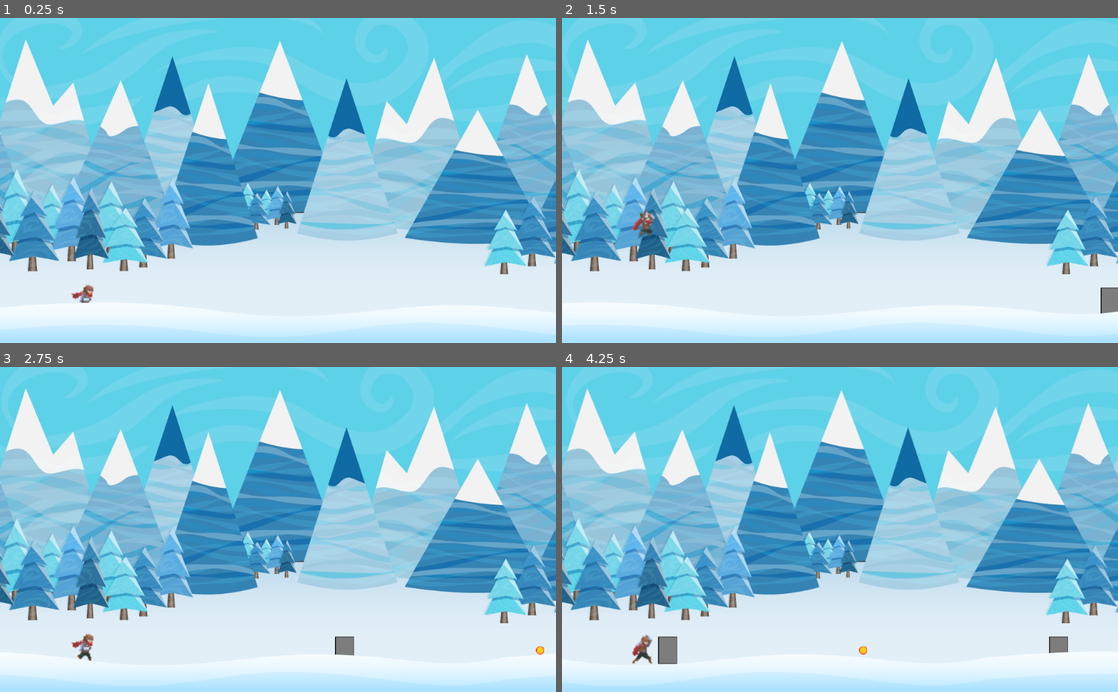
Above: before the commit, frames 1-4 (two rows, left to right).
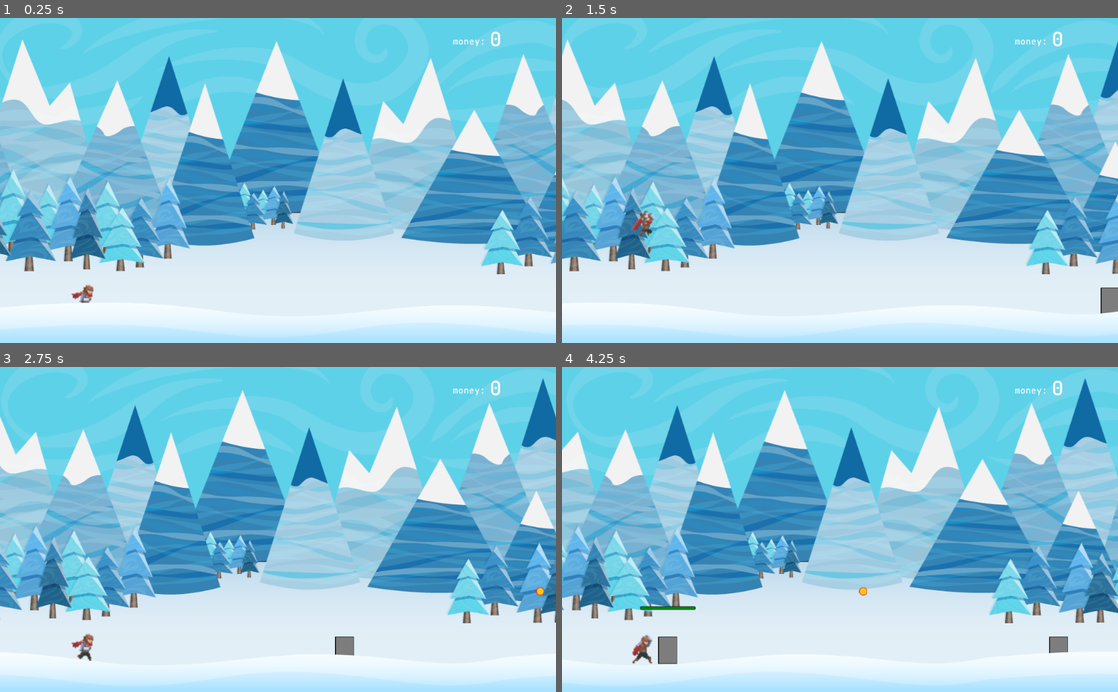
Above: after the commit, the same moments.

Repository: 1shevelov/Monster-Farm-prototype
Game: Godot game, scene res://Game.tscn
Same seed, same stepped clock (60 frames per second), same inputs: the game is played once before the commit and once after it. Sound files missing from this copy of the repository are replaced by a short silence.
Inputs:
- Up to frame 1 (0.25 s): no input
- Up to frame 2 (1.5 s): tap Space (jump) at 0.77 s
- Up to frame 3 (2.75 s): tap Space (jump) at 1.52 s
- Up to frame 4 (4.25 s): tap Space (jump) at 3.02, 3.77 s

The runs differ from the first frame. In frame 1, 9.4% of the frame differs, in the area x 0-100%, y 4-79%; in frame 2, 32%; in frame 3, 39%; in frame 4, 41%, in the area x 0-100%, y 3-89%.

Commit message:
Mobs HP bars fixed. Money counter added, coins give money. Coins being spawned in the air on diff height

Diff:
--- a/Game.tscn
+++ b/Game.tscn
@@ -1,9 +1,9 @@
 [gd_scene load_steps=8 format=2]
 
+[ext_resource path="res://HUD/MoneyCounter.tscn" type="PackedScene" id=1]
 [ext_resource path="res://avatar/Avatar.tscn" type="PackedScene" id=2]
 [ext_resource path="res://background/GroundCollision.tscn" type="PackedScene" id=4]
 [ext_resource path="res://objects/Spawner.tscn" type="PackedScene" id=5]
-[ext_resource path="res://HUD/ScoreUI.tscn" type="PackedScene" id=6]
 [ext_resource path="res://HUD/GameOverUI.tscn" type="PackedScene" id=7]
 [ext_resource path="res://background/ParallaxBackground.tscn" type="PackedScene" id=8]
 [ext_resource path="res://background/ParallaxForeground.tscn" type="PackedScene" id=9]
@@ -12,17 +12,17 @@
 
 [node name="ParallaxBackground" parent="." instance=ExtResource( 8 )]
 
+[node name="Spawner" parent="." instance=ExtResource( 5 )]
+position = Vector2( 1100, 523 )
+
 [node name="Avatar" parent="." instance=ExtResource( 2 )]
 position = Vector2( 150, 509 )
-
-[node name="Spawner" parent="." instance=ExtResource( 5 )]
-position = Vector2( 1100, 523 )
 
 [node name="GroundCollision" parent="." instance=ExtResource( 4 )]
 
 [node name="ParallaxForeground" parent="." instance=ExtResource( 9 )]
 
-[node name="ScoreUI" parent="." instance=ExtResource( 6 )]
+[node name="MoneyCounter" parent="." instance=ExtResource( 1 )]
 
 [node name="GameOverUI" parent="." instance=ExtResource( 7 )]
 visible = false
--- a/HUD/HPBarUI.gd
+++ b/HUD/HPBarUI.gd
@@ -14,17 +14,21 @@
 
 func on_being_attacked(attacked_node: Node2D):
 	attacked_object = attacked_node
-	$ProgressBar.set_value($ProgressBar.get_max())
-	show()
+#	$ProgressBar.set_value($ProgressBar.get_max())
+	set_global_position(get_parent().get_global_position() - Vector2(0, 80))
+	attacked_object.get_node("HPBarUI").show()
 	print("Show attacked ", attacked_object)
+	print(get_global_rect())
 
 
 func on_health_changed(attacked_node: Node2D, health_pool_percent: float):
 	if attacked_node == attacked_object:
-		$ProgressBar.set_value(health_pool_percent)
+		attacked_object.get_node("HPBarUI").get_node("ProgressBar") \
+			.set_value(health_pool_percent)
+#		$ProgressBar.modulate(Color.red)
 
 
 func on_killed(attacked_node: Node2D):
 	if attacked_node == attacked_object:
-		hide()
+		attacked_object.get_node("HPBarUI").hide()
 		attacked_object = null
--- a/HUD/HPBarUI.tscn
+++ b/HUD/HPBarUI.tscn
@@ -1,16 +1,56 @@
-[gd_scene load_steps=2 format=2]
+[gd_scene load_steps=4 format=2]
 
 [ext_resource path="res://HUD/HPBarUI.gd" type="Script" id=1]
 
+[sub_resource type="StyleBoxFlat" id=1]
+bg_color = Color( 0.00784314, 0.556863, 0.0588235, 1 )
+border_width_left = 1
+border_width_top = 1
+border_width_right = 1
+border_width_bottom = 1
+border_color = Color( 0.0509804, 0.0470588, 0.0470588, 1 )
+corner_radius_top_left = 2
+corner_radius_top_right = 2
+corner_radius_bottom_right = 2
+corner_radius_bottom_left = 2
+expand_margin_left = 1.0
+expand_margin_right = 1.0
+expand_margin_top = 1.0
+expand_margin_bottom = 1.0
+
+[sub_resource type="StyleBoxFlat" id=2]
+bg_color = Color( 0.956863, 0.6, 0.6, 1 )
+border_width_left = 1
+border_width_top = 1
+border_width_right = 1
+border_width_bottom = 1
+border_color = Color( 0.0470588, 0.0470588, 0.0470588, 1 )
+corner_radius_top_left = 2
+corner_radius_top_right = 2
+corner_radius_bottom_right = 2
+corner_radius_bottom_left = 2
+expand_margin_left = 1.0
+expand_margin_right = 1.0
+expand_margin_top = 1.0
+expand_margin_bottom = 1.0
+shadow_color = Color( 0.290196, 0.282353, 0.282353, 0.686275 )
+anti_aliasing = false
+
 [node name="HPBarUI" type="Control"]
 visible = false
-margin_right = 1029.0
-margin_bottom = 601.0
+margin_right = 200.0
+margin_bottom = 10.0
 script = ExtResource( 1 )
 
 [node name="ProgressBar" type="ProgressBar" parent="."]
-margin_left = 328.0
-margin_top = 34.0
-margin_right = 653.0
-margin_bottom = 48.0
+margin_left = -50.0
+margin_right = 50.0
+margin_bottom = 4.0
+grow_horizontal = 2
+grow_vertical = 2
+size_flags_horizontal = 3
+size_flags_vertical = 3
+custom_styles/fg = SubResource( 1 )
+custom_styles/bg = SubResource( 2 )
+value = 100.0
 percent_visible = false
--- /dev/null
+++ b/HUD/MoneyCounter.gd
@@ -0,0 +1,11 @@
+extends Control
+
+
+func _ready():
+# warning-ignore:return_value_discarded
+	Signals.connect("update_money", self, "on_update_money")
+	$CounterRTL.text = String(Globals.INITIAL_MONEY)
+
+
+func on_update_money(new_sum: int):
+	$CounterRTL.text = String(new_sum)
--- /dev/null
+++ b/HUD/MoneyCounter.tscn
@@ -0,0 +1,41 @@
+[gd_scene load_steps=6 format=2]
+
+[ext_resource path="res://HUD/MoneyCounter.gd" type="Script" id=1]
+
+[sub_resource type="DynamicFontData" id=3]
+font_path = "res://assets/fonts/JetBrainsMono-Medium.ttf"
+
+[sub_resource type="DynamicFont" id=4]
+font_data = SubResource( 3 )
+
+[sub_resource type="DynamicFontData" id=1]
+font_path = "res://assets/fonts/JetBrainsMono-Medium.ttf"
+
+[sub_resource type="DynamicFont" id=2]
+size = 36
+font_data = SubResource( 1 )
+
+[node name="MoneyCounter" type="Control"]
+anchor_right = 1.0
+anchor_bottom = 1.0
+margin_right = -1024.0
+margin_bottom = -600.0
+script = ExtResource( 1 )
+
+[node name="MoneyRTL" type="RichTextLabel" parent="."]
+margin_left = 834.0
+margin_top = 32.0
+margin_right = 909.0
+margin_bottom = 59.0
+custom_fonts/normal_font = SubResource( 4 )
+text = "money:"
+
+[node name="CounterRTL" type="RichTextLabel" parent="."]
+margin_left = 902.0
+margin_top = 15.0
+margin_right = 1016.0
+margin_bottom = 82.0
+size_flags_horizontal = 5
+custom_fonts/normal_font = SubResource( 2 )
+text = "0"
+fit_content_height = true
--- a/avatar/Avatar.gd
+++ b/avatar/Avatar.gd
@@ -14,7 +14,8 @@
 
 var state := RUN
 
-var score := Globals.INITIAL_SCORE
+#var score := Globals.INITIAL_SCORE
+var money := Globals.INITIAL_MONEY
 
 onready var animation := $AnimatedSprite
 onready var jump_sound := $JumpSound
@@ -82,9 +83,10 @@
 	return state_list.front()
 
 
-func on_coin_picked(addon: int):
-	score += addon
-	Signals.emit_signal("update_score", score)
+func on_coin_picked(money_given: int):
+	money += money_given
+#	Signals.emit_signal("update_score", score)
+	Signals.emit_signal("update_money", money)
 
 
 func on_being_attacked(attacked_object: Node2D):
--- a/background/ParallaxBackground.gd
+++ b/background/ParallaxBackground.gd
@@ -7,7 +7,7 @@
 const MIDBACK_DELTA_STOP_SPEED := 0
 const SKY_DELTA_SPEED := 4
 
-var is_world_moving := false
+var is_world_moving := true
 
 
 func _ready() -> void:
--- a/objects/Coin.gd
+++ b/objects/Coin.gd
@@ -1,6 +1,8 @@
 extends "../scripts/ScrollMovement.gd"
 
 onready var pickup_sound := $PickupSound
+
+var gives_money := Globals.MONEY_PER_COIN
 
 
 func _physics_process(_delta):
@@ -12,7 +14,7 @@
 		self.hide()
 		if not Globals.SILENT_MODE:
 			pickup_sound.play()
-		Signals.emit_signal("coin_picked", 1)
+		Signals.emit_signal("coin_picked", gives_money)
 		yield(pickup_sound, "finished")
 		queue_free()
 
--- a/objects/Spawner.gd
+++ b/objects/Spawner.gd
@@ -4,6 +4,9 @@
 
 var random_scene = RandomNumberGenerator.new()
 var selected_scene_index := 0
+
+const coin_scene := "Coin"
+const stone_scene := "Stone"
 
 
 func _ready():
@@ -25,4 +28,10 @@
 	random_scene.randomize()
 	selected_scene_index = random_scene.randi_range(0, scenes.size() - 1)
 	var temp_scene = scenes[selected_scene_index].instance()
-	add_child_below_node(self, temp_scene)
+
+	if temp_scene.name == coin_scene:
+		temp_scene.translate(Vector2(0, -Globals.SPAWN_LAYER_HEIGHT \
+			* rand_range(1, Globals.SPAWN_LAYER_NUM)))
+
+#	in tutorial was add_child_below_node(self, temp_scene) - Why?
+	add_child(temp_scene)
--- a/scripts/Globals.gd
+++ b/scripts/Globals.gd
@@ -1,12 +1,21 @@
 extends Node
 
+# this is an endless scroller
 const DEFAULT_WORLD_SPEED := 10.0
 const ZERO_WORLD_SPEED := 0.0001
 var world_speed := DEFAULT_WORLD_SPEED
 
-const INITIAL_SCORE := 0
+const SPAWN_LAYER_NUM := 2
+const SPAWN_LAYER_HEIGHT := 80 # in pixels
 
+
+#const INITIAL_SCORE := 0
+
+# checked before playing every sound
 const SILENT_MODE := true
 
 const STONE_HEALTH_MIN := 28
 const STONE_HEALTH_MAX := 48
+
+var MONEY_PER_COIN := 10
+const INITIAL_MONEY := 0
--- a/scripts/Signals.gd
+++ b/scripts/Signals.gd
@@ -5,7 +5,8 @@
 # warning-ignore:unused_signal
 signal coin_picked
 # warning-ignore:unused_signal
-signal update_score
+signal update_money
+#signal update_score
 # warning-ignore:unused_signal
 signal game_over
 # warning-ignore:unused_signal
